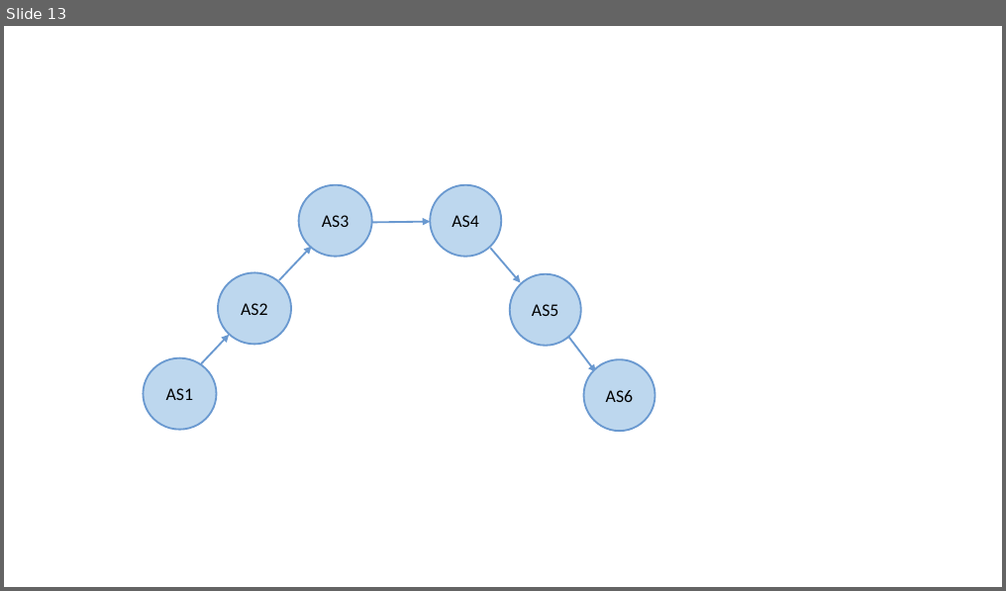
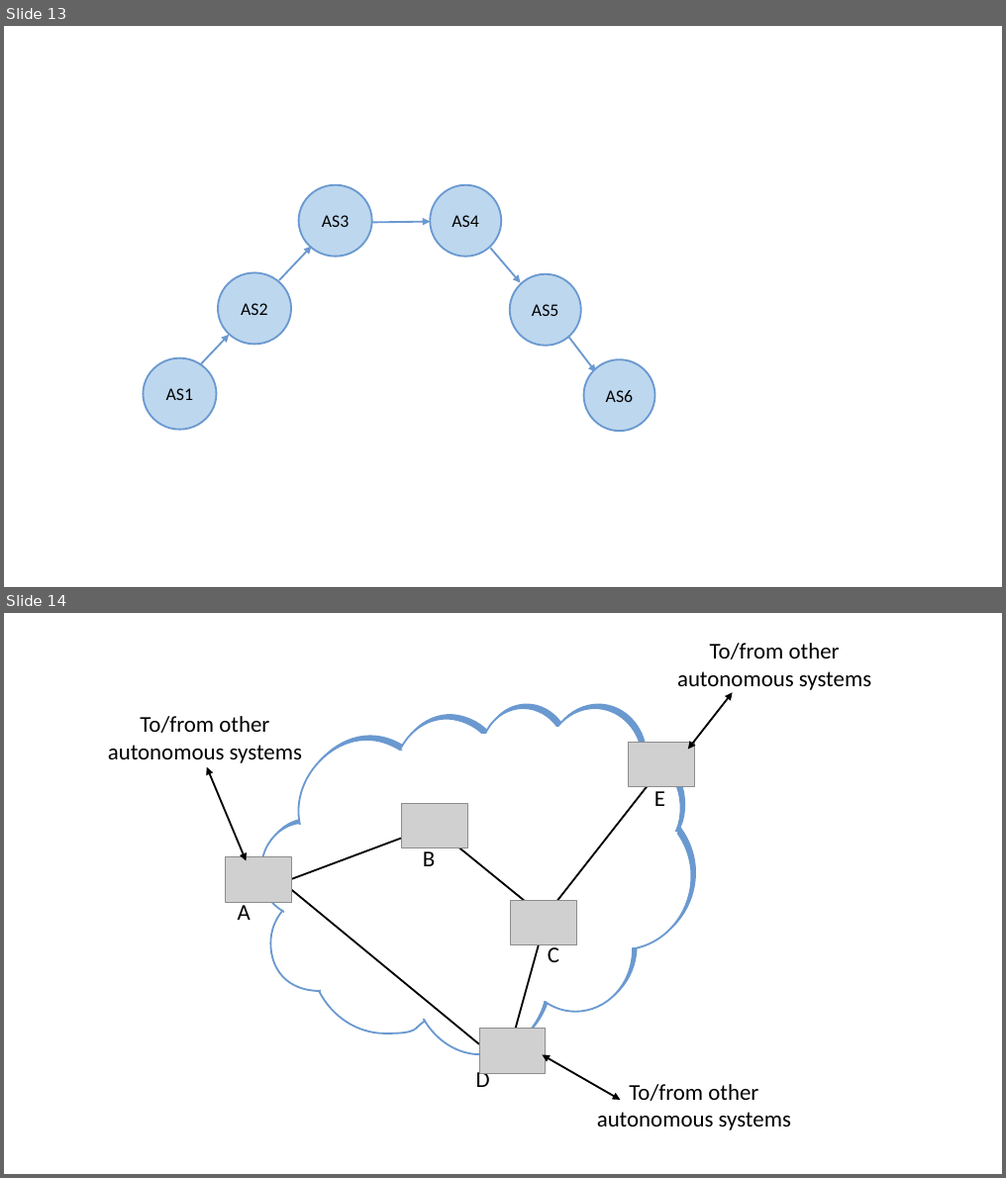
Before and after one commit to SystemsApproach/7E, a slide deck: policy/figures/policy.odp. Shown one above the other, each under a label of ours: slide 13 before the commit, slides 13 and 14 after it. The pictures are 1006x591 and 1006x1178 pixels, drawn with LibreOffice and Linux fonts; fonts in the diff are those of the drawing; grey boxes stand for pictures. Boxes give left, top, right and bottom in pixels: in the first picture for what was removed or moved away, otherwise in the second. Text is boxed around its words. In the diff, an @@ line names an element or a change of style, - is before the commit and + after.

```diff
--- a/policy/figures/policy.odp
+++ b/policy/figures/policy.odp
@@ slide 14 added at [4,613,1002,1174], background #FFFFFF @@
@@ text added at [677,643,871,693], 18 pt, text #000000 @@
+To/from other
+autonomous systems
@@ double arrow added from (689, 749) to (733, 692), #000000 1.45 pt @@
@@ text added at [108,716,302,763], 18 pt, text #000000 @@
+To/from other
+autonomous systems
@@ picture added at [629,743,695,787] @@
@@ double arrow added from (246, 861) to (207, 766), #000000 1.45 pt @@
@@ line added from (548, 914) to (652, 779), #000000 1.45 pt @@
@@ picture added at [402,803,467,848] @@
@@ text added at [654,791,665,806], 18 pt, text #000000 @@
+E
@@ line added from (283, 883) to (413, 834), #000000 1.45 pt @@
@@ text added at [423,848,435,866], 18 pt, text #000000 @@
+B
@@ line added from (444, 835) to (536, 910), #000000 1.45 pt @@
@@ picture added at [226,858,292,902] @@
@@ text added at [238,901,251,920], 18 pt, text #000000 @@
+A
@@ line added from (283, 883) to (479, 1045), #000000 1.45 pt @@
@@ picture added at [511,901,577,946] @@
@@ line added from (513, 1039) to (542, 933), #000000 1.45 pt @@
@@ group added at [261,708,691,1055]: 11 rectangles, 1 freeform shape @@
@@ text added at [548,944,559,962], 18 pt, text #000000 @@
+C
@@ picture added at [479,1029,546,1073] @@
@@ double arrow added from (542, 1055) to (621, 1100), #000000 1.45 pt @@
@@ text added at [476,1068,490,1087], 18 pt, text #000000 @@
+D
@@ text added at [597,1084,791,1131], 18 pt, text #000000 @@
+To/from other
+autonomous systems
```
Also in this commit, not shown: 1 other slide added, 5 other files.
